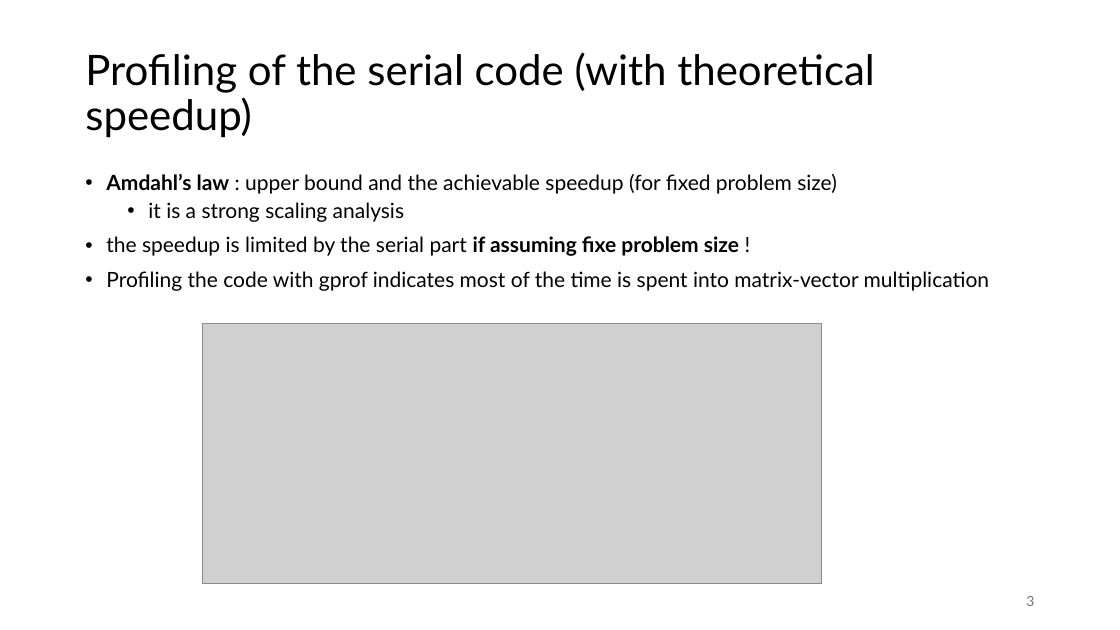
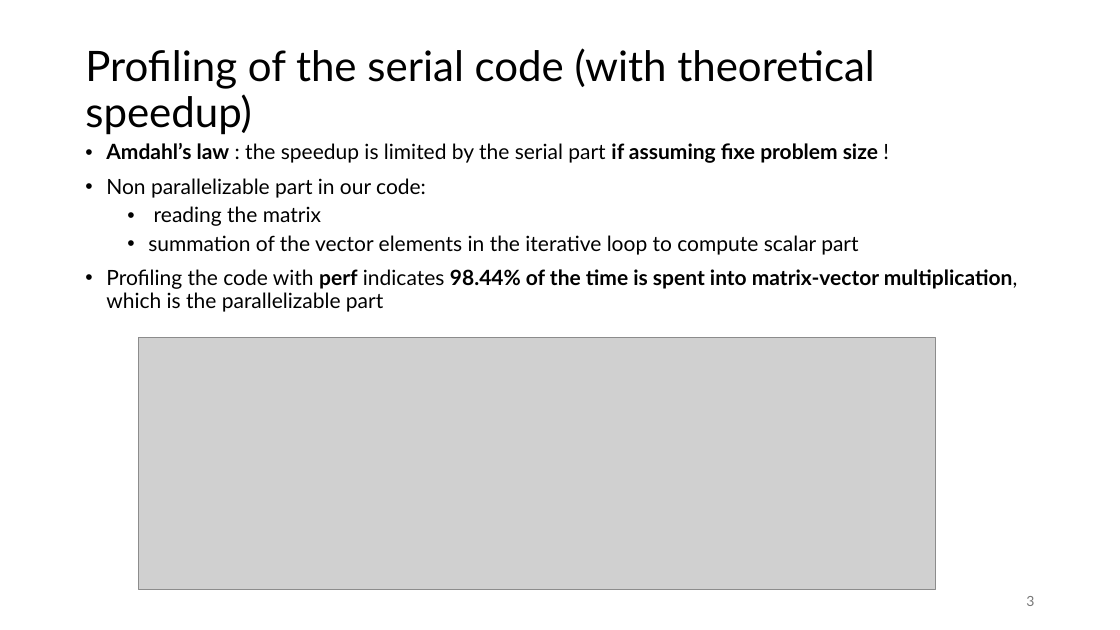
Before and after one commit to lucarighetti3/CG-MPI, a slide deck: slide 4 of project_pres.pptx. Drawn at 1120x630 pixels with LibreOffice and Linux fonts; fonts in the diff are those of the drawing; grey boxes stand for pictures; background and template pictures are left out. Boxes give left, top, right and bottom in pixels: in the first picture for what was removed or moved away, otherwise in the second. Text is boxed around its words. In the diff, an @@ line names an element or a change of style, - is before the commit and + after.

```diff
--- a/project_pres.pptx
+++ b/project_pres.pptx
@@ title "Profiling of the serial code ...": place and size @@
-title "Profiling of the serial code ..." at [85,52,875,138]
+title "Profiling of the serial code ..." at [85,48,875,135]
@@ text at [106,143,1017,312]: text changed @@
-• Amdahl’s law : upper bound and the achievable speedup (for fixed problem size)
-  • it is a strong scaling analysis
-• the speedup is limited by the serial part if assuming fixe problem size !
-• Profiling the code with gprof indicates most of the time is spent into matrix-vector multiplication
+• Amdahl’s law : the speedup is limited by the serial part if assuming fixe problem size !
+• Non parallelizable part in our code:
+  • reading the matrix
+  • summation of the vector elements in the iterative loop to compute scalar part
+• Profiling the code with perf indicates 98.44% of the time is spent into matrix-vector multiplication, which is the parallelizable part
@@ picture: place and size @@
-picture at [202,323,822,584]
+picture at [139,338,935,590]
```
Also in this commit, not shown: 7 other slides changed, 1 slide added.
